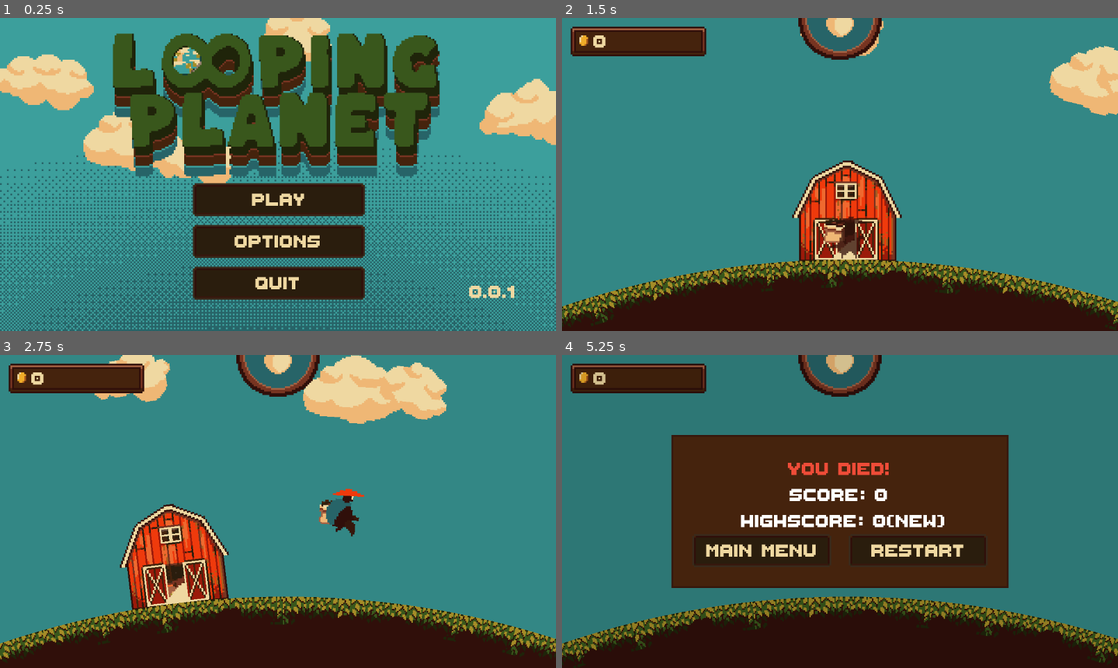
Above: before the commit, frames 1-4 (two rows, left to right).
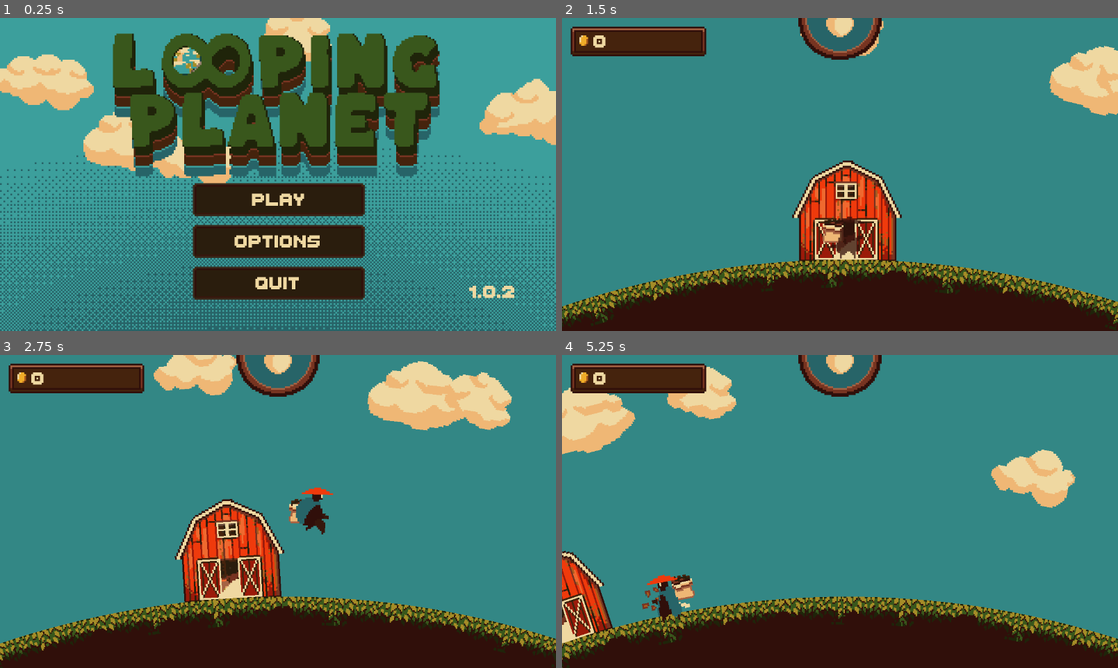
Above: after the commit, the same moments.

Repository: coderKillo/jam-gmtk-2025
Game: Godot game, scene res://base/menu/main_menu/main_menu.tscn
Two runs of this game, one before a commit and one after it. Both use one fixed random seed, a clock stepped at 60 frames per second and the inputs below.
Inputs (mouse positions are in pixels of both pictures, inside the frame that each line leads up to):
- Up to frame 1 (0.25 s): no input
- Up to frame 2 (1.5 s): click "Play" at 0.5 s; move the mouse to (962, 158) at 1.27 s; press the mouse at (962, 158) at 1.28 s; hold Right (move_right) from 1.28 s (still down)
- Up to frame 3 (2.75 s): keep holding Right (move_right); tap Space (jump) at 1.52, 2.27 s; move the mouse to (166, 527) at 2.02 s; release the mouse at (166, 527) at 2.03 s; right-click (166, 527) at 2.1 s
- Up to frame 4 (5.25 s): move the mouse to (895, 442) at 2.77 s; release Right (move_right) at 2.78 s; press the mouse at (895, 442) at 2.78 s; hold A (move_left) 2.78-3.53 s; move the mouse to (812, 574) at 3.52 s; release the mouse at (812, 574) at 3.53 s; hold Right (move_right) 3.53-5.03 s; right-click (812, 574) at 3.6 s; tap Space (jump) at 3.77, 4.52 s; move the mouse to (1006, 558) at 4.27 s; press the mouse at (1006, 558) at 4.28 s; move the mouse to (673, 464) at 5.02 s; release the mouse at (673, 464) at 5.03 s; hold A (move_left) from 5.03 s (still down); right-click (673, 464) at 5.1 s

The runs differ from the first frame. In frame 1, 0.2% of the frame differs, in the area x 84-93%, y 85-90%; in frame 2, 0.2%; in frame 3, 19%; in frame 4, 41%, in the area x 0-100%, y 0-100%.

Commit message:
update 1.0.2

Diff:
--- a/base/core/main/main.gd
+++ b/base/core/main/main.gd
@@ -85,7 +85,7 @@
 
 func _running(delta):
 	rotation_axis.rotation_degrees -= rotation_speed * delta
-	if player.rotation_degrees >= 360:
+	if player.rotation_degrees >= 360 or rotation_axis.rotation_degrees >= 360:
 		player.rotation_degrees = 0
 		rotation_axis.rotation_degrees = 0
 		_close_barn()
@@ -141,7 +141,7 @@
 			background.modulate.v = 0.6
 		Global.DayTime.NIGHT:
 			background.modulate.v = 0.4
-	Events.day_changed.emit(current_day_time)
+	Events.day_time_changed.emit(current_day_time)
 
 
 func _next_day():
--- a/base/core/main/main_scene.tscn
+++ b/base/core/main/main_scene.tscn
@@ -76,6 +76,7 @@
 theme = ExtResource("1_ociif")
 script = ExtResource("1_awp0h")
 level_container = NodePath("World")
+rotation_speed = 6
 
 [node name="World" type="Node2D" parent="."]
 position = Vector2(430, 175)
--- a/game/entities/objects/trees/tree.gd
+++ b/game/entities/objects/trees/tree.gd
@@ -1,6 +1,6 @@
 extends Node2D
 
-@export var health = 2
+@export var health = 1
 
 @onready var animation: AnimatedSprite2D = $FullTree/AnimatedSprite2D
 @onready var full: StaticBody2D = $FullTree
--- a/project.godot
+++ b/project.godot
@@ -11,7 +11,7 @@
 [application]
 
 config/name="Looping Planet"
-config/version="0.0.1"
+config/version="1.0.2"
 run/main_scene="uid://cmmq3qk054d8m"
 config/features=PackedStringArray("4.4", "GL Compatibility")
 config/icon="uid://qmsexcevnq2c"
Binary file added: assets/self-made/clouds_bg.png
Not shown, added: assets/self-made/clouds_bg.png.import
Not shown, added: assets/self-made/cover.png.import
